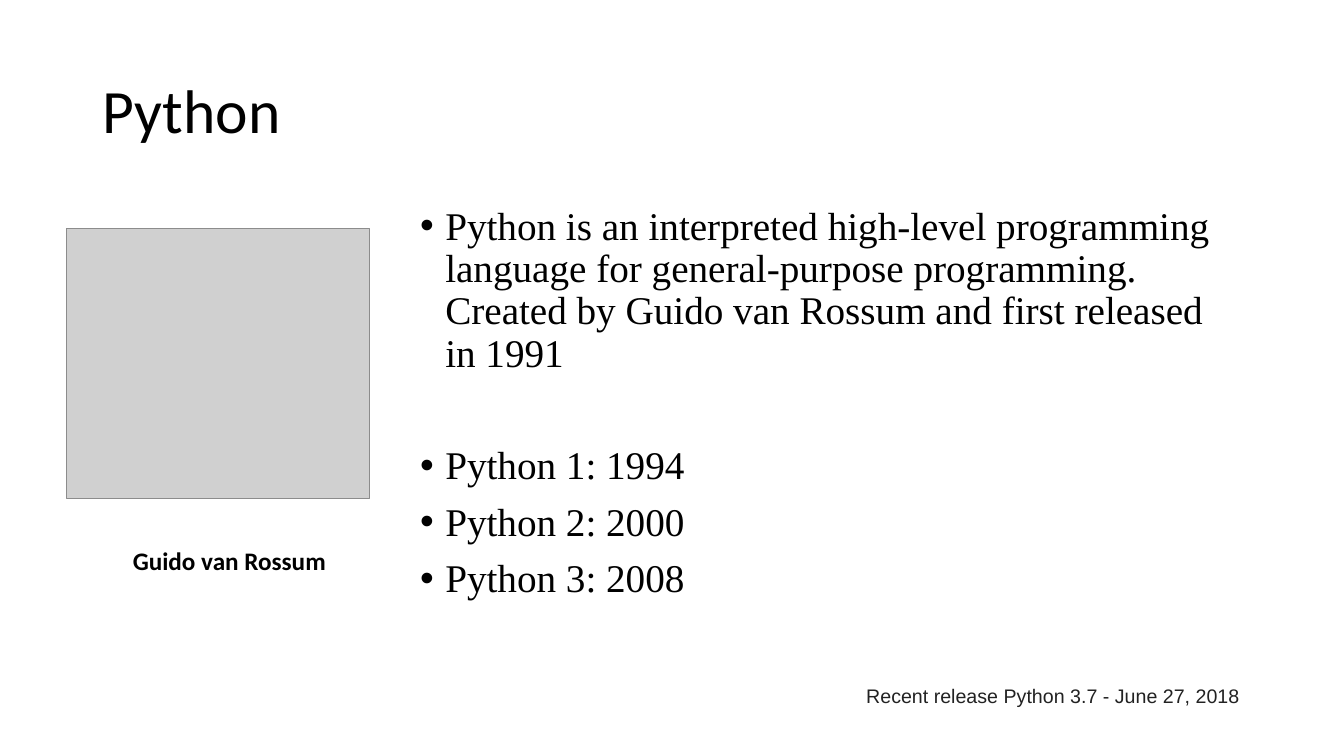
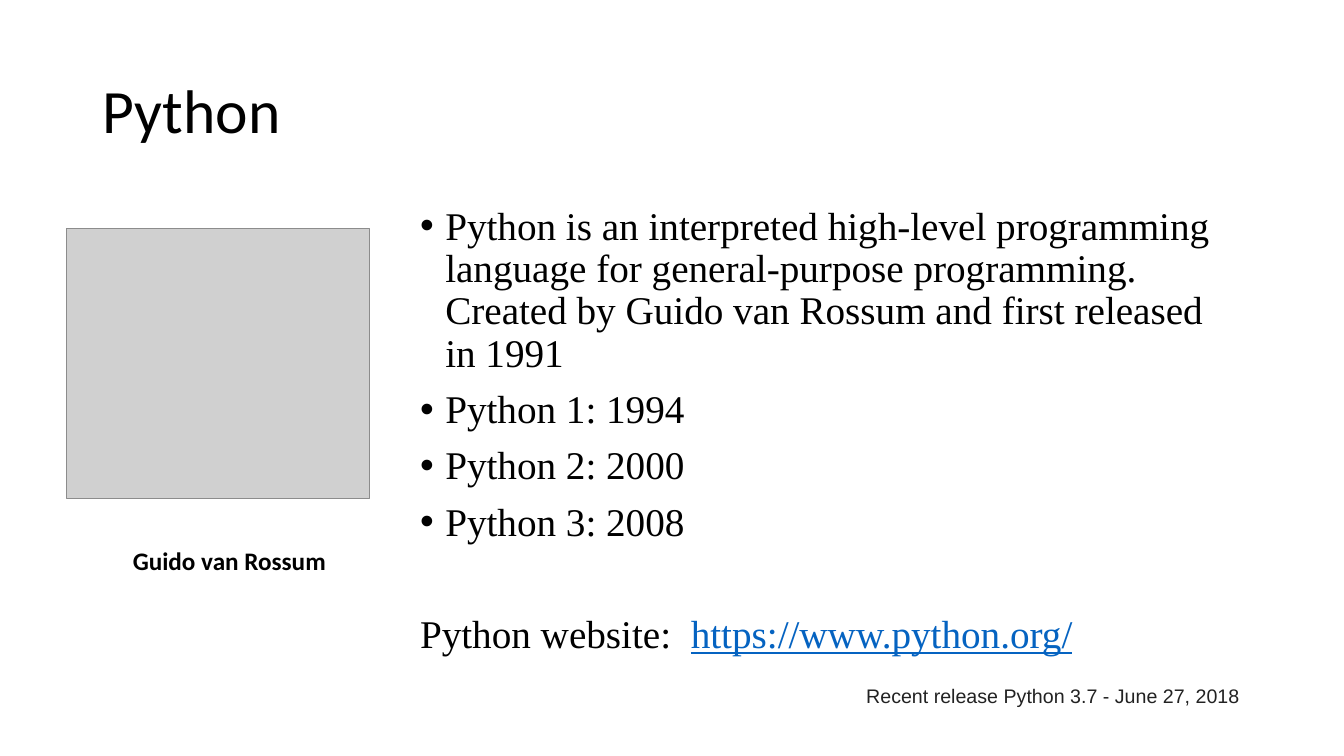
Before and after one commit to EmoryPython/Lab, a slide deck: slide 2 of lecture/Python Programing.pptx. Drawn at 1344x756 pixels with LibreOffice and Linux fonts; fonts in the diff are those of the drawing; grey boxes stand for pictures. Boxes give left, top, right and bottom in pixels: in the first picture for what was removed or moved away, otherwise in the second. Text is boxed around its words. In the diff, an @@ line names an element or a change of style, - is before the commit and + after.

```diff
--- a/lecture/Python Programing.pptx
+++ b/lecture/Python Programing.pptx
@@ text at (420,620,1073,656): paragraph added @@
+Python website: https://www.python.org/
```
Also in this commit, not shown: 4 other slides changed.
